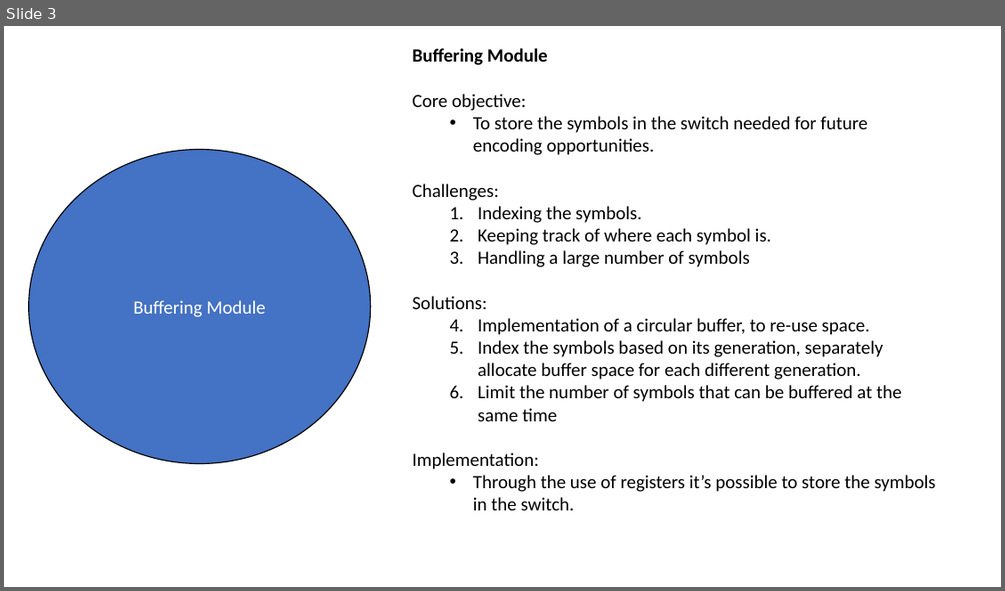
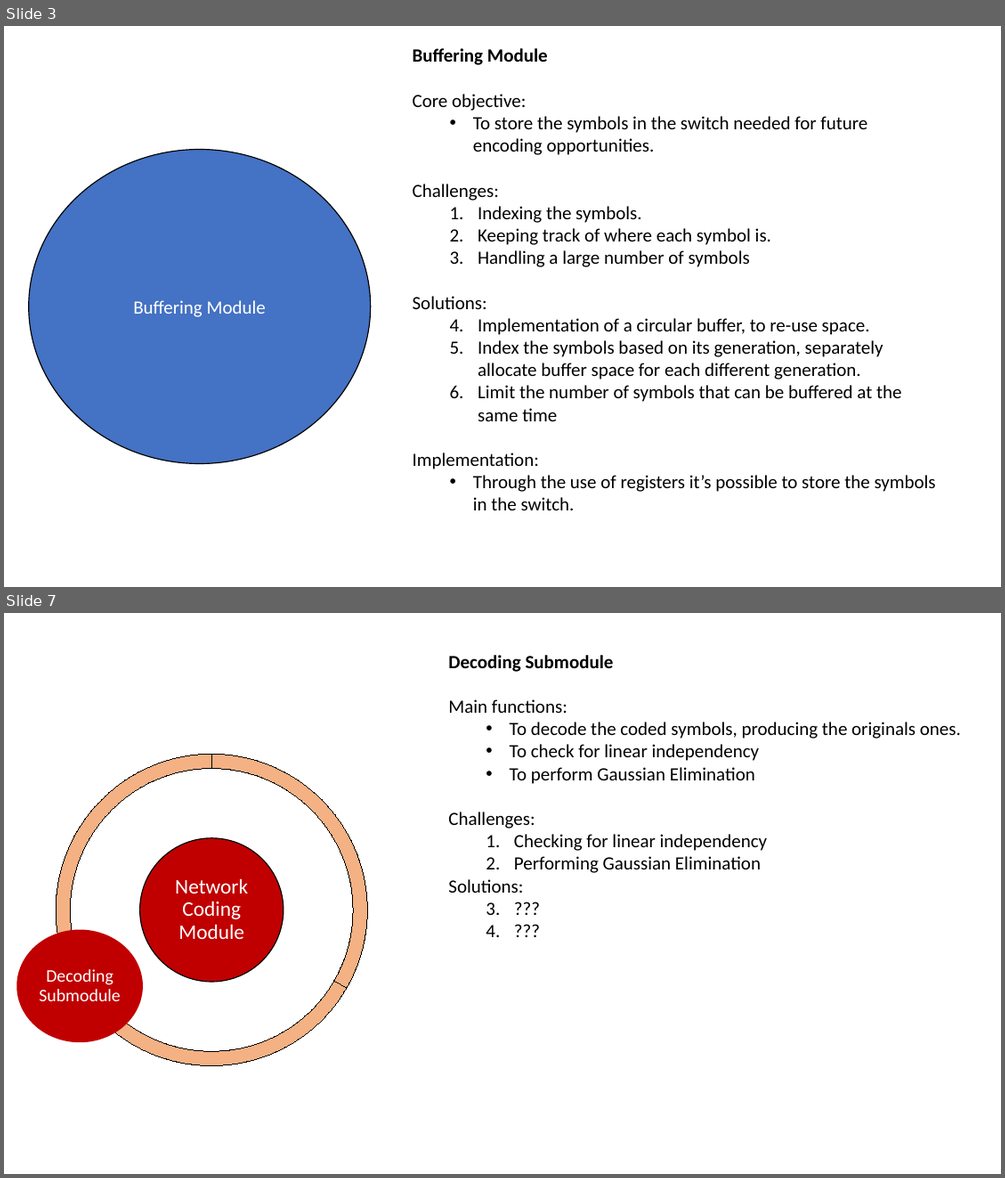
Before and after one commit to netx-ulx/NC, a slide deck: Docs/Design of a RLNC implementation on the switch.pptx. Shown one above the other, each under a label of ours: slide 3 before the commit, slides 3 and 7 after it; the slides between them are not shown. The pictures are 1005x591 and 1005x1178 pixels, drawn with LibreOffice and Linux fonts; fonts in the diff are those of the drawing. Boxes give left, top, right and bottom in pixels: in the first picture for what was removed or moved away, otherwise in the second. Text is boxed around its words. In the diff, an @@ line names an element or a change of style, - is before the commit and + after.

```diff
--- a/Docs/Design of a RLNC implementation on the switch.pptx
+++ b/Docs/Design of a RLNC implementation on the switch.pptx
@@ slide 7 added at (4,613,1001,1174), background #FFFFFF @@
@@ text added at (448,655,961,892), 18 pt, text #000000 @@
+Decoding Submodule
+Main functions:
+  • To decode the coded symbols, producing the originals ones.
+  • To check for linear independency
+  • To perform Gaussian Elimination
+Challenges:
+  1. Checking for linear independency
+  2. Performing Gaussian Elimination
+Solutions:
+  1. ???
+  2. ???
@@ group added at (16,754,367,1065): 3 arch (boxed as its full ring)s, 2 ellipses, 2 texts @@
+Network Coding Module
+Decoding Submodule
```
Also in this commit, not shown: 3 slides changed, 2 other slides added.
